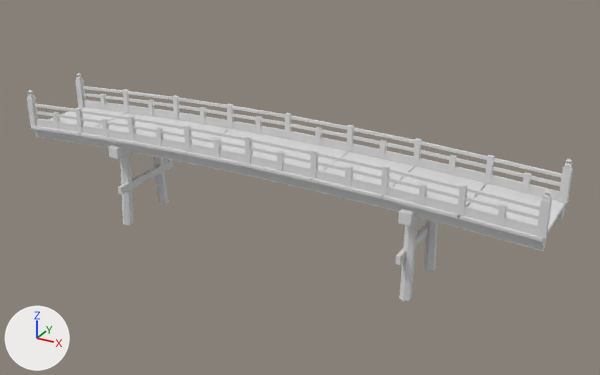
One commit to the glTF model models/ultimate-pack/low-poly-10/m/japan-bridge-japan.glb: the scene before it, then after it.
Before and after are seen from a 50 mm lens placed at (14.17, -23.5, 13.02), pointed at (0.98, 0.48, 1.03). The lights are fixed; the arrows at lower left show +X, +Y and +Z. The picture after the commit comes second. Where no turn or scale is listed for an object, it has been applied to the vertices.

Before the edit, the objects in view are built like this:
```python
mat_10_brown_dark = principled_material('10 BROWN-DARK')
mat_10_brown_dark.base_color = (0.8, 0.8, 0.8)  # white #e7e7e7
mat_10_brown_dark.metallic = 0.4
mat_10_brown_dark.roughness = 1.0
mat_11_brown_medium = principled_material('11 BROWN-MEDIUM')
mat_11_brown_medium.base_color = (0.8, 0.8, 0.8)  # white #e7e7e7
mat_11_brown_medium.metallic = 0.4
mat_11_brown_medium.roughness = 1.0
mat_26_red_dark = principled_material('26 RED-DARK')
mat_26_red_dark.base_color = (0.8, 0.8, 0.8)  # white #e7e7e7
mat_26_red_dark.metallic = 0.4
mat_26_red_dark.roughness = 1.0
me_bridge_japan = bpy.data.meshes.new('bridge-japan')
me_bridge_japan.from_pydata(...)  # 775 vertices, 1192 faces; spans x -10.1..10.1, y -1.6..1.6, z -1.3..3.6
# faces by material slot: [74, 376, 742]
me_bridge_japan.materials.append(mat_11_brown_medium)  # white #e7e7e7
me_bridge_japan.materials.append(mat_10_brown_dark)  # white #e7e7e7
me_bridge_japan.materials.append(mat_26_red_dark)  # white #e7e7e7
ob_bridge_japan = bpy.data.objects.new('bridge-japan', me_bridge_japan)
ob_bridge_japan.location = (0.02, 0.0, 0.0)
```
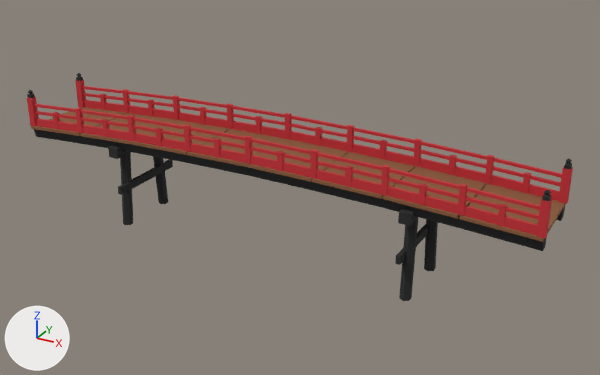
Changed parts and their boxes [x1, y1, x2, y2] in the pictures (600 x 375 px):
'bridge-japan', recoloured (white to red)
    both: [27, 73, 573, 301]

The change in detail:
Material '11 BROWN-MEDIUM' (mat_11_brown_medium) changes colour from white #e7e7e7 to brown #885b39; in linear values from (0.8, 0.8, 0.8) to (0.246, 0.105, 0.0409).
Material '10 BROWN-DARK' (mat_10_brown_dark) changes colour from white #e7e7e7 to black #292929; in linear values from (0.8, 0.8, 0.8) to (0.0222, 0.0222, 0.0222).
Material '26 RED-DARK' (mat_26_red_dark) changes colour from white #e7e7e7 to red #ca3038; in linear values from (0.8, 0.8, 0.8) to (0.591, 0.0296, 0.0395).
